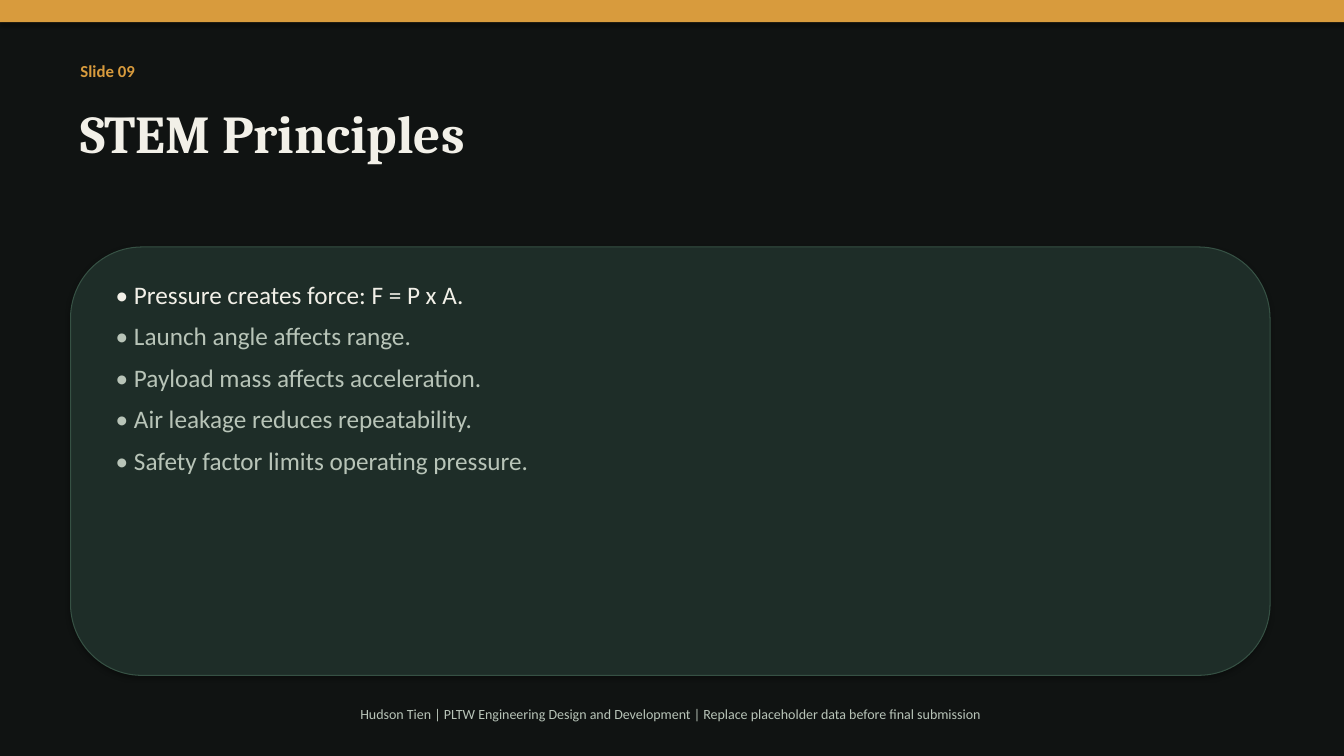
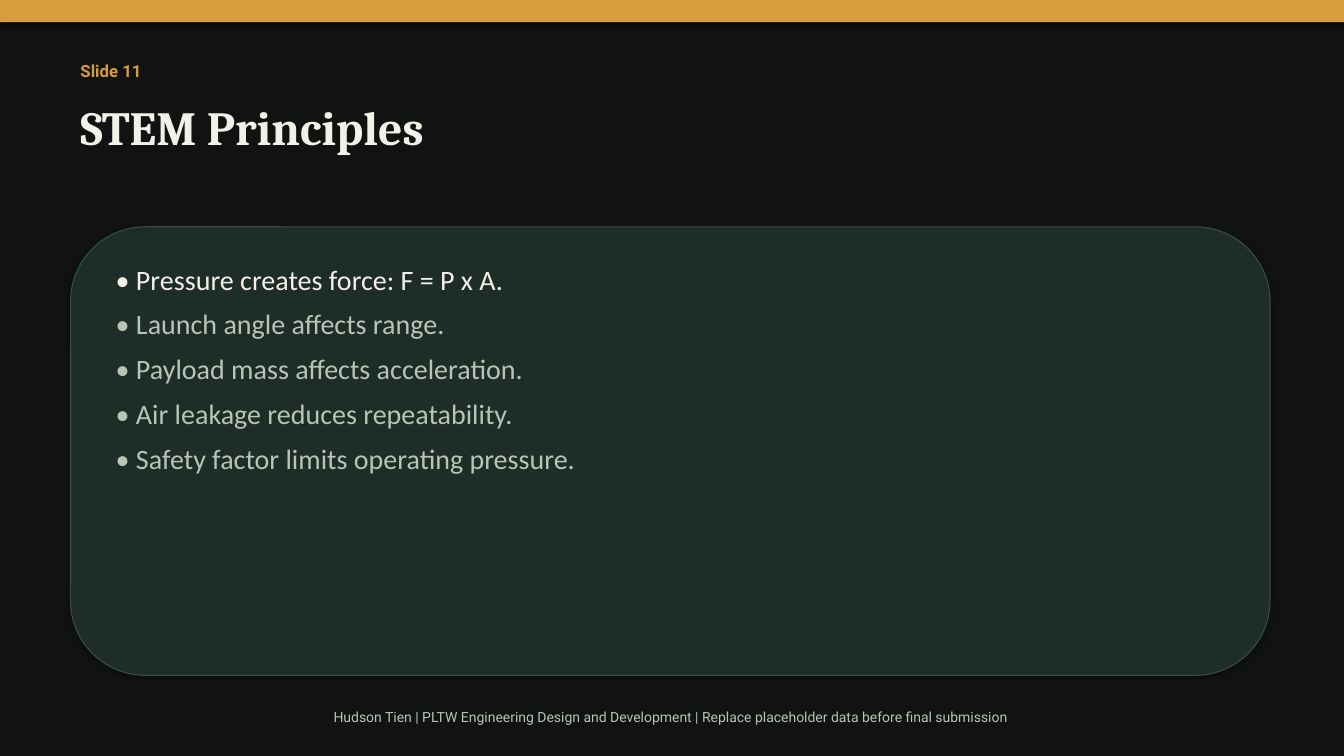
Before and after one commit to tienhdsn-000001/hudson-capstone-site, a slide deck: slide 11 of air-pressure-cannon-presentation.pptx (slide 9 before the commit). Drawn at 1344x756 pixels with LibreOffice and Linux fonts; fonts in the diff are those of the drawing. Boxes give left, top, right and bottom in pixels: in the first picture for what was removed or moved away, otherwise in the second. Text is boxed around its words. In the diff, an @@ line names an element or a change of style, - is before the commit and + after.

```diff
--- a/air-pressure-cannon-presentation.pptx
+++ b/air-pressure-cannon-presentation.pptx
@@ text at (x1=80, y1=64, x2=141, y2=77): text changed; font Calibri to Roboto @@
-Slide 09
+Slide 11
@@ text "STEM Principles" at (x1=80, y1=112, x2=424, y2=155): size 38 to 34 pt @@
@@ rounded rectangle resized from (x1=71, y1=247, x2=1270, y2=676) to (x1=71, y1=227, x2=1270, y2=676) @@
@@ text "• Pressure creates force: F ..." moved from (x1=134, y1=286, x2=527, y2=475) to (x1=136, y1=270, x2=575, y2=474) @@
@@ text "• Pressure creates force: F ..." at (x1=136, y1=270, x2=575, y2=474): size 18 to 20 pt @@
@@ text "Hudson Tien | PLTW Engineering ..." at (x1=334, y1=711, x2=1007, y2=725): font Calibri to Roboto @@
```
Also in this commit, not shown: 12 other slides changed, 3 slides added, 1 slide removed, 12 other files.
